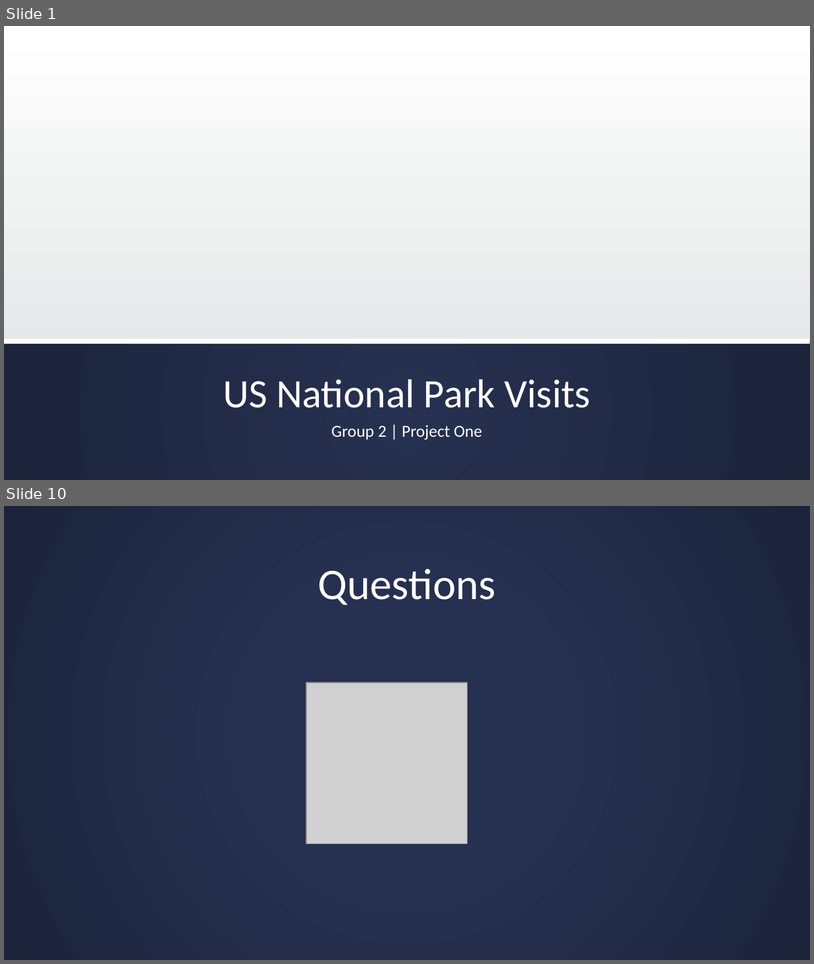
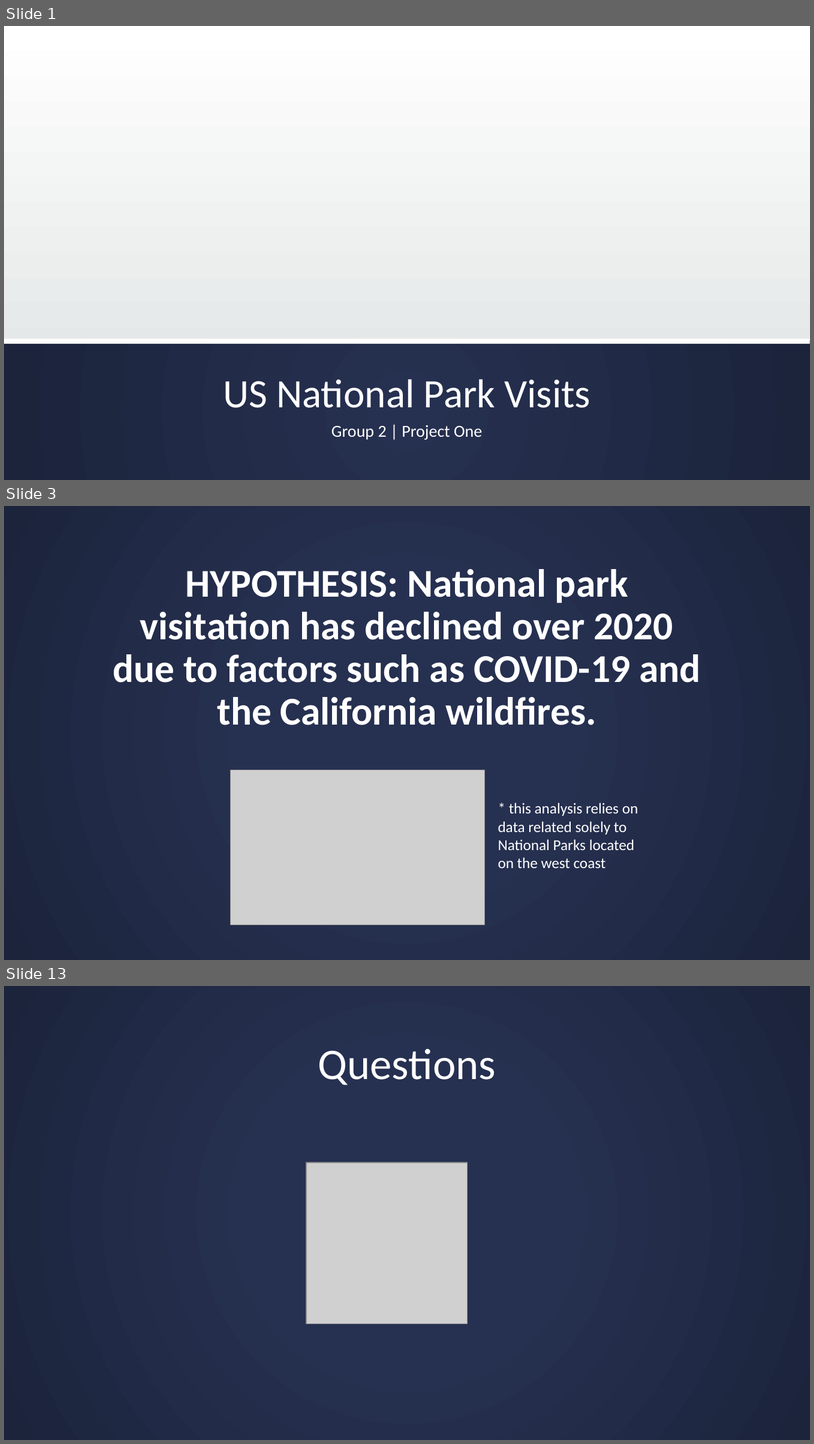
Before and after one commit to missymeyer/ProjectOne, a slide deck: Presentation_ProjectOne.pptx. Shown one above the other, each under a label of ours: slides 1 and 10 before the commit, slides 1, 3 and 13 after it; the slides between them are not shown. The pictures are 814x964 and 814x1444 pixels, drawn with LibreOffice and Linux fonts; fonts in the diff are those of the drawing; grey boxes stand for pictures; background and template pictures are left out. Boxes give left, top, right and bottom in pixels: in the first picture for what was removed or moved away, otherwise in the second. Text is boxed around its words. In the diff, an @@ line names an element or a change of style, - is before the commit and + after.

```diff
--- a/Presentation_ProjectOne.pptx
+++ b/Presentation_ProjectOne.pptx
@@ slide 3 added at box(4, 506, 810, 960), background gradient #263050 to #1D243C @@
@@ title added at box(113, 569, 701, 725), 46.8 pt, text #FFFFFF, bold @@
+HYPOTHESIS: National park visitation has declined over 2020 due to factors such as COVID-19 and the California wildfires.
@@ picture added at box(231, 770, 485, 925) @@
@@ text added at box(498, 802, 639, 868), 18 pt, text #FFFFFF @@
+* this analysis relies on data related solely to National Parks located on the west coast
@@ what was slide 10 is now slide 13 @@
```
Also in this commit, not shown: 4 slides changed, 6 other slides added, 4 slides removed, 48 other files.
